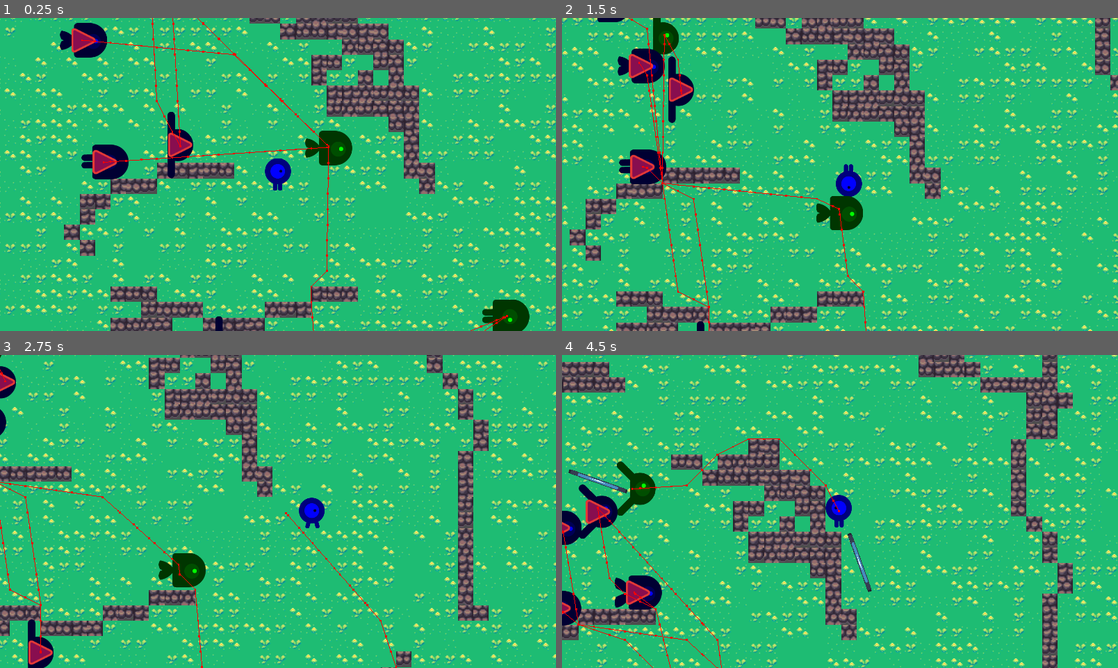
Above: before the commit, frames 1-4 (two rows, left to right).
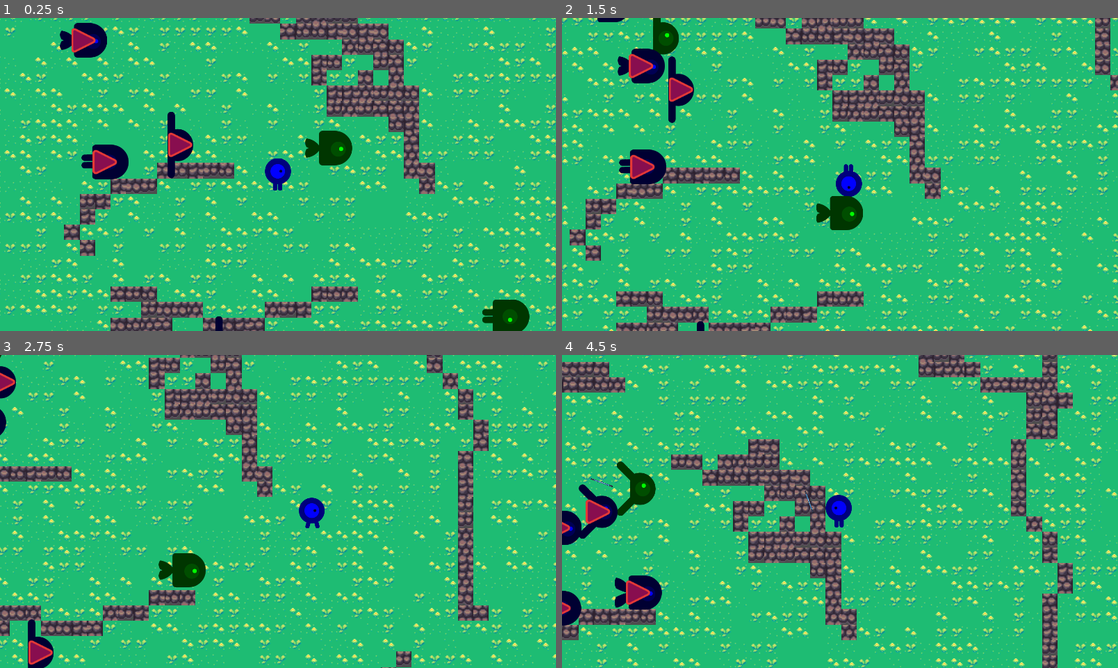
Above: after the commit, the same moments.

Repository: actuallyfrank/project-battlefield
Game: Godot game, scene res://scenes/Main.tscn
The game is run twice, just before and just after one commit, with the same random seed, the same clock (stepped at 60 frames per second) and the same inputs. The engine's default icon, where the game draws it, is replaced by a stand-in: a white triangle on a blue panel in a dark square.
Inputs:
- Up to frame 1 (0.25 s): no input
- Up to frame 2 (1.5 s): hold Right (move_right) 0.53-1.28 s; hold Down (move_down) from 1.28 s (still down)
- Up to frame 3 (2.75 s): release Down (move_down) at 2.03 s; hold Right (move_right) from 2.03 s (still down)
- Up to frame 4 (4.5 s): release Right (move_right) at 2.78 s; hold Up (move_up) 2.78-3.53 s; hold Left (move_left) from 3.53 s (still down)

The runs differ from the first frame. In frame 1, 0.5% of the frame differs, in the area x 14-92%, y 0-100%; in frame 2, 0.5%; in frame 3, 0.4%; in frame 4, 0.8%, in the area x 0-56%, y 26-100%.

Commit message:
fix arrows that penetrate can still damage

Diff:
--- a/scenes/components/AIComponent.tscn
+++ b/scenes/components/AIComponent.tscn
@@ -13,7 +13,6 @@
 autostart = true
 
 [node name="NavigationAgent2D" type="NavigationAgent2D" parent="."]
-debug_enabled = true
 debug_path_custom_color = Color(1, 0, 1, 1)
 
 [node name="DetectionZone" type="Area2D" parent="."]
--- a/scenes/weapons/Arrow.tscn
+++ b/scenes/weapons/Arrow.tscn
@@ -5,14 +5,15 @@
 [ext_resource type="Script" path="res://scenes/components/team_component.gd" id="3_jdjk5"]
 
 [sub_resource type="RectangleShape2D" id="RectangleShape2D_jer6m"]
-size = Vector2(129, 7)
+size = Vector2(49, 3)
 
 [node name="Arrow" type="Area2D"]
 script = ExtResource("1_754q5")
+speed = 1500
 
 [node name="Sprite2D" type="Sprite2D" parent="."]
 position = Vector2(0, -0.500002)
-scale = Vector2(1, 0.0703125)
+scale = Vector2(0.375, 0.0234375)
 texture = ExtResource("1_48ay3")
 
 [node name="CollisionShape2D" type="CollisionShape2D" parent="."]
--- a/scenes/weapons/projectile.gd
+++ b/scenes/weapons/projectile.gd
@@ -12,24 +12,26 @@
 func _ready():
 	start_position = global_position
 
-func _physics_process(delta):
+func _physics_process(delta: float):
 	if didHit:
 		return
 
-	var direction = global_rotation
-	position += Vector2(cos(direction), sin(direction)) * speed * delta
+	move(speed, delta)
 
 	if start_position.distance_to(global_position) > max_distance:
 		print("Projectile reached max distance")
 		queue_free()
+
+func move(distance: int, delta: float):
+	var direction = global_rotation
+	position += Vector2(cos(direction), sin(direction)) * speed * delta
 
 func penetrate(area: Area2D):
 	reparent(area)
 	didHit = true
 
 func _on_area_entered(area:Area2D):
-	print("Projectile entered area", area.name)
-	if !HitUtils.canHit(area, team):
+	if didHit or !HitUtils.canHit(area, team):
 		return
 
 	var hitbox = HitUtils.getHitbox(area)
